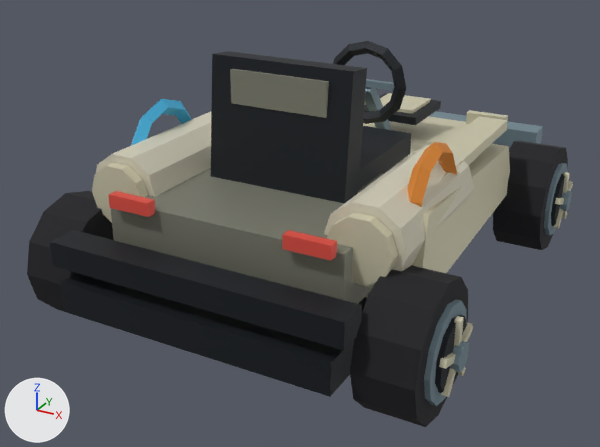
The glTF model DLC/Portal/assets/kart/portal/glados-core/kart.glb, before and after one commit.
Camera for both pictures: a camera (50 mm lens) standing at (1.87, -3.73, 2.13) and looking at (-0.13, -0.11, 0.32). Every picture has the same lights, and +X, +Y and +Z are marked at lower left. The picture after the commit comes second. Where no turn or scale is listed for an object, it has been applied to the vertices. Vertices at exactly the same position are counted once.

The first picture shows 'chassis', 'wheel-front-right', 'wheel-rear-left', 'wheel-rear-right'.
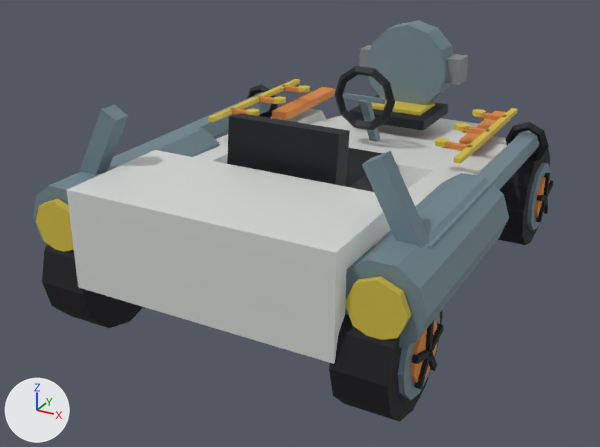
Pixel boxes (x1, y1, x2, y2) of what changed, in the pictures (600 x 447 px):
'chassis', deleted
    before: (50, 41, 543, 397)
'identity-lab-pod-lab-pod-segmented-shell', added
    after: (33, 87, 511, 364)
'wheel-rear-right', reshaped, moved
    before: (350, 265, 473, 427)
    after: (329, 310, 444, 422)
'identity-lab-pod-driver-cockpit', added
    after: (227, 66, 395, 192)
'identity-lab-pod-motif-pipes', added
    after: (79, 84, 549, 249)
'wheel-rear-left', moved
    before: (27, 191, 114, 311)
    after: (42, 244, 143, 328)
'wheel-front-right', reshaped, moved
    before: (493, 141, 573, 250)
    after: (498, 148, 553, 245)
'identity-lab-pod-motif-optic', added
    after: (359, 20, 468, 105)
'identity-lab-pod-motif-circuit', added
    after: (208, 79, 518, 164)
part 1 of me_wheel_front_right, added
    after: (535, 175, 550, 218)
part 2 of me_wheel_front_right, added
    after: (544, 173, 550, 198)
part 3 of me_wheel_front_right, rebuilt
    before: (493, 141, 568, 250)
    after: (498, 148, 550, 245)
part 4 of me_wheel_front_right, rebuilt
    before: (567, 181, 573, 191)
    after: (547, 180, 553, 198)
part 5 of me_wheel_front_right, rebuilt
    before: (555, 197, 564, 205)
    after: (537, 195, 547, 201)
part 6 of me_wheel_front_right, cut back
    before: (544, 163, 572, 236)
    after: (536, 198, 548, 223)
part 7 of me_wheel_rear_right, added (brown)
    after: (410, 320, 437, 384)
part 8 of me_wheel_rear_right, added
    after: (426, 320, 434, 353)
part 9 of me_wheel_rear_right, rebuilt
    before: (350, 265, 468, 427)
    after: (329, 310, 443, 422)
part 10 of me_wheel_rear_right, rebuilt
    before: (462, 323, 473, 342)
    after: (431, 323, 444, 354)
part 11 of me_wheel_rear_right, rebuilt
    before: (439, 353, 456, 369)
    after: (412, 349, 431, 364)
part 12 of me_wheel_rear_right, cut back
    before: (424, 299, 469, 406)
    after: (414, 350, 437, 390)

The change, as a list of edits to the scene's bpy script:
```text
Change me_wheel_front_right:
    remove me_wheel_front_right.from_pydata(...)  # 132 vertices, 228 faces; spans x -0.135..0.221, y -0.31..0.31, z -0.31..0.31
    add me_wheel_front_right.from_pydata(...)  # 113 vertices, 196 faces; spans x -0.125..0.182, y -0.3..0.3, z -0.3..0.3
    me_wheel_front_right part 1: a new loose piece, a 10-sided cylinder along x spanning x 0.14..0.165, y -0.128..0.128, z -0.135..0.135, in mat_wheel_vertex_colours
    me_wheel_front_right part 2: a new loose piece, a box spanning x 0.158..0.182, y -0.015..0.015, z 0.0..0.15, in mat_wheel_vertex_colours
    me_wheel_front_right part 3: the loose piece of 26 vertices spanning x -0.135..0.135, y -0.31..0.31, z -0.31..0.31 is rebuilt with 51 vertices and now spans x -0.125..0.149, y -0.3..0.3, z -0.3..0.3
    me_wheel_front_right part 4: the loose piece of 8 vertices spanning x 0.174..0.2, y 0.0..0.165, z -0.015..0.068 is rebuilt with 8 vertices and now spans x 0.158..0.182, y -0.005..0.147, z -0.014..0.061
    me_wheel_front_right part 5: the loose piece of 8 vertices spanning x 0.174..0.2, y -0.165..0.0, z -0.015..0.068 is rebuilt with 8 vertices and now spans x 0.158..0.182, y -0.147..0.005, z -0.014..0.061
    me_wheel_front_right part 6: 90 vertices removed from x 0.133..0.221, y -0.217..0.217, z -0.217..0.217; 16 vertices added at x 0.158..0.182, y -0.1..0.1, z -0.13..0.009
Change me_wheel_rear_right:
    remove me_wheel_rear_right.from_pydata(...)  # 132 vertices, 228 faces; spans x -0.135..0.221, y -0.31..0.31, z -0.31..0.31
    add me_wheel_rear_right.from_pydata(...)  # 113 vertices, 196 faces; spans x -0.125..0.182, y -0.3..0.3, z -0.3..0.3
    me_wheel_rear_right part 7: a new loose piece, a 10-sided cylinder along x spanning x 0.14..0.165, y -0.128..0.128, z -0.135..0.135, in mat_wheel_vertex_colours
    me_wheel_rear_right part 8: a new loose piece, a box spanning x 0.158..0.182, y -0.015..0.015, z 0.0..0.15, in mat_wheel_vertex_colours
    me_wheel_rear_right part 9: the loose piece of 26 vertices spanning x -0.135..0.135, y -0.31..0.31, z -0.31..0.31 is rebuilt with 51 vertices and now spans x -0.125..0.149, y -0.3..0.3, z -0.3..0.3
    me_wheel_rear_right part 10: the loose piece of 8 vertices spanning x 0.174..0.2, y 0.0..0.165, z -0.015..0.068 is rebuilt with 8 vertices and now spans x 0.158..0.182, y -0.005..0.147, z -0.014..0.061
    me_wheel_rear_right part 11: the loose piece of 8 vertices spanning x 0.174..0.2, y -0.165..0.0, z -0.015..0.068 is rebuilt with 8 vertices and now spans x 0.158..0.182, y -0.147..0.005, z -0.014..0.061
    me_wheel_rear_right part 12: 90 vertices removed from x 0.133..0.221, y -0.217..0.217, z -0.217..0.217; 16 vertices added at x 0.158..0.182, y -0.1..0.1, z -0.13..0.009
Remove ob_chassis:
    ob_chassis = bpy.data.objects.new('chassis', me_chassis)
Change ob_wheel_rear_left:
    ob_wheel_rear_left.location: (-0.855, -0.94, 0.31) -> (-0.76, -0.96, 0.3)
Change ob_wheel_front_right:
    ob_wheel_front_right.location: (0.855, 0.94, 0.31) -> (0.76, 0.96, 0.3)
Change ob_wheel_rear_right:
    ob_wheel_rear_right.location: (0.855, -0.94, 0.31) -> (0.76, -0.96, 0.3)
Add ob_identity_lab_pod_motif_pipes:
    ob_identity_lab_pod_motif_pipes = bpy.data.objects.new('identity-lab-pod-motif-pipes', me_identity_lab_pod_motif_pipes)  # 96 vertices, 176 faces; spans x -0.97..0.97, y -0.96..0.79, z 0.58..1.09
    ob_identity_lab_pod_motif_pipes.location = (0.0, 0.0, 0.0)
Add ob_identity_lab_pod_motif_circuit:
    ob_identity_lab_pod_motif_circuit = bpy.data.objects.new('identity-lab-pod-motif-circuit', me_identity_lab_pod_motif_circuit)  # 148 vertices, 240 faces; spans x -0.728..0.728, y -0.075..0.915, z 0.798..0.832
    ob_identity_lab_pod_motif_circuit.location = (0.0, 0.0, 0.0)
Add ob_identity_lab_pod_motif_optic:
    ob_identity_lab_pod_motif_optic = bpy.data.objects.new('identity-lab-pod-motif-optic', me_identity_lab_pod_motif_optic)  # a 12-sided cylinder along y spanning x -0.26..0.26, y 0.99..1.17, z 0.7..1.22; a 12-sided cylinder along y spanning x -0.205..0.205, y 1.168..1.202, z 0.755..1.165; a 12-sided cylinder along y spanning x -0.15..0.15, y 1.192..1.228, z 0.81..1.11; a 10-sided cylinder along y spanning x -0.065..0.065, y 1.222..1.248, z 0.898..1.022; a box spanning x -0.33..-0.23, y 1.04..1.18, z 0.885..1.035; a box spanning x 0.23..0.33, y 1.04..1.18, z 0.885..1.035
    ob_identity_lab_pod_motif_optic.location = (0.0, 0.0, 0.0)
Add ob_identity_lab_pod_driver_cockpit:
    ob_identity_lab_pod_driver_cockpit = bpy.data.objects.new('identity-lab-pod-driver-cockpit', me_identity_lab_pod_driver_cockpit)  # 80 vertices, 140 faces; spans x -0.3..0.3, y -0.557..0.679, z 0.459..1.086
    ob_identity_lab_pod_driver_cockpit.location = (0.0, 0.0, 0.0)
Add ob_identity_lab_pod_lab_pod_segmented_shell:
    ob_identity_lab_pod_lab_pod_segmented_shell = bpy.data.objects.new('identity-lab-pod-lab-pod-segmented-shell', me_identity_lab_pod_lab_pod_segmented_shell)  # 144 vertices, 240 faces; spans x -0.99..0.99, y -1.26..1.47, z 0.3..0.81
    ob_identity_lab_pod_lab_pod_segmented_shell.location = (0.0, 0.0, 0.0)
```
